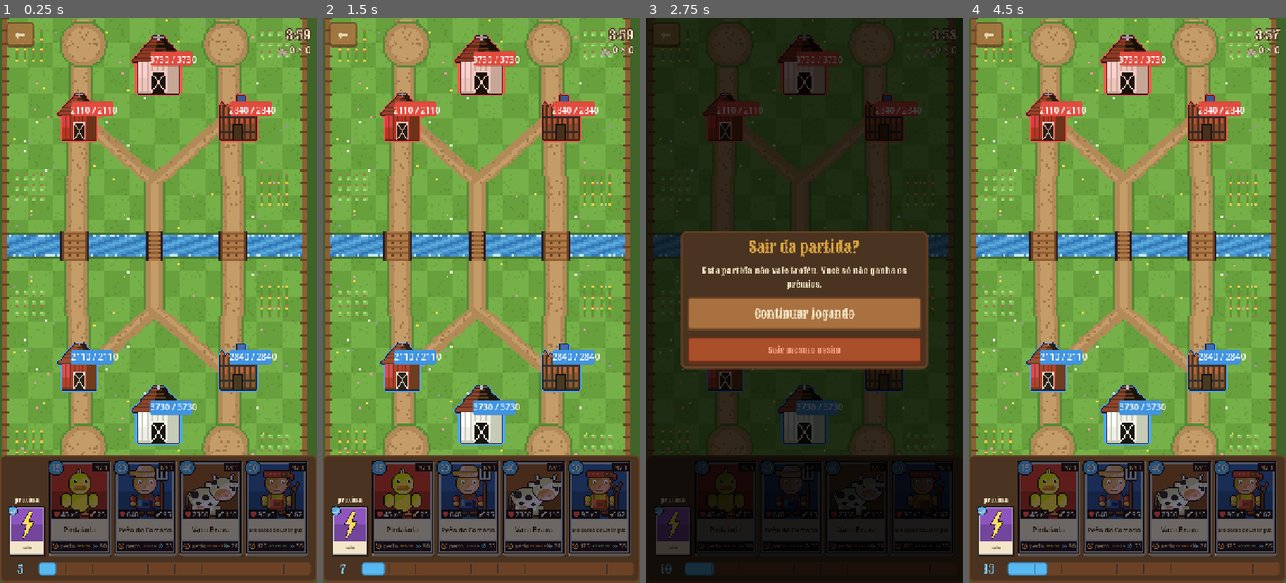
Above: before the commit, frames 1-4 (left to right).
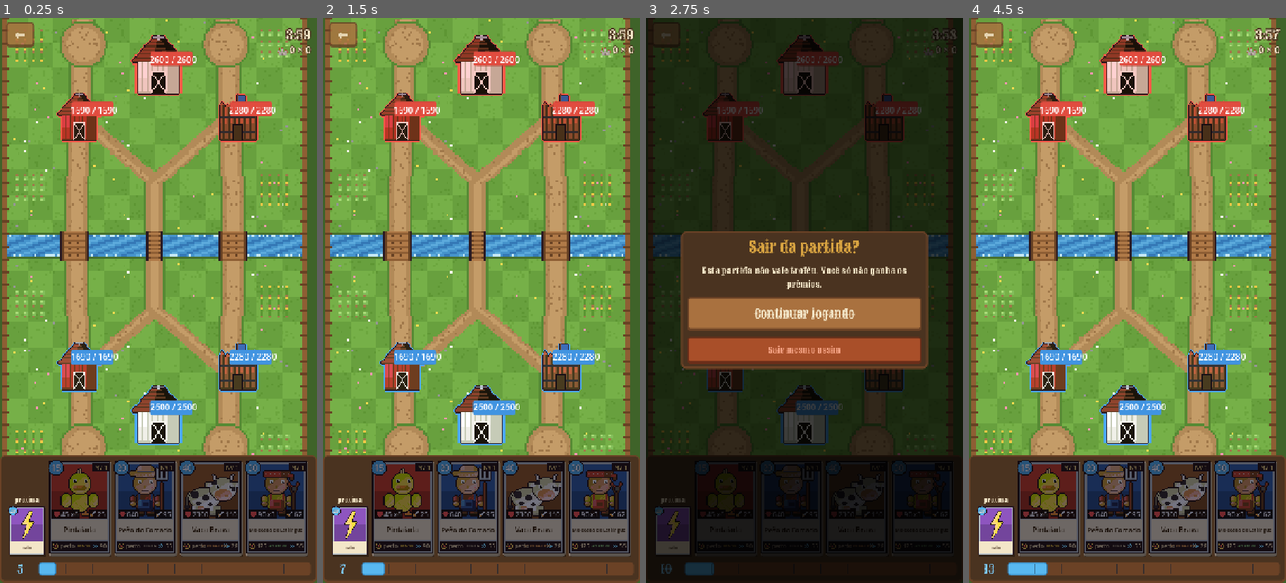
Above: after the commit, the same moments.

Repository: Generadevde/farmarena
Game: Godot game, scene res://Scenes/batlhe_scene.tscn
Same seed, same stepped clock (60 frames per second), same inputs: the game is played once before the commit and once after it. This scene is started directly instead of the project's main scene. The engine's default icon, where the game draws it, is replaced by a stand-in: a white triangle on a blue panel in a dark square.
Inputs:
- Up to frame 1 (0.25 s): no input
- Up to frame 2 (1.5 s): click "←" at 0.5 s; click "Continuar jogando" at 1.25 s
- Up to frame 3 (2.75 s): click "←" at 2 s
- Up to frame 4 (4.5 s): click "Continuar jogando" at 2.75 s; click "←" at 3.5 s; click "Continuar jogando" at 4.25 s

The runs differ from the first frame. In frame 1, 0.4% of the frame differs, in the area x 22-86%, y 6-70%; in frame 2, 0.4%; in frame 3, 0.1%; in frame 4, 0.4%.

Commit message:
Menos vida nas torres, criador de módulos atualizado, votação com opinião de cada bot, mais bots
- Vida de torre/módulo 1,62 -> 1,3 da vida de base (-20%) e Casa Grande
  2300 -> 2000. Entre bots a base passa a cair em 24 de 36 partidas (eram 14)
  e a partida dura 214 s na mediana (eram 240).
- Safra: da 6928 em diante também cria os módulos novos (acelera cartas
  baratas, solta tropa quando apanha, dá tropa de graça).
- Assembleia: cada bot tem temperamento e opinião por carta, e vota num
  momento dele dentro dos 3 dias; a tela mostra quantos ainda vão votar.
- População de bots sobe até 220 (eram 101 + rivais), 12 por vez.

Co-Authored-By: Claude Fable 5.2 <noreply@anthropic.com>
Claude-Session: https://claude.ai/code/session_01F2c9wwKpd4XWAaAeM55Dzi

Diff:
--- a/AI/bot_simulator.gd
+++ b/AI/bot_simulator.gd
@@ -63,7 +63,12 @@
 # Eles entram no elenco de vez: jogam entre si, sobem, entram em clã.
 const MIN_RIVALS = 8
 const RIVAL_RANGE = 150
-const MAX_EXTRA_BOTS = 120
+const MAX_EXTRA_BOTS = 170
+# 20/11 -- "só tem 100 bots hoje": a população sobe até 220. Nascem no máximo 12
+# por vez (cada um vem com a história de quem já chegou naqueles troféus, e isso
+# custa), espalhados pela tabela inteira, não só perto de você.
+const POPULATION_TARGET = 220
+const POPULATION_STEP = 12
 const NAME_A = ["Zé", "Tião", "Dona", "Seu", "Chico", "Nhô", "Mané", "Tonho", "Bastião", "Juca", "Dito", "Nena", "Cida", "Tonha", "Zeca", "Biu", "Lurdes", "Quinzinho", "Totonho", "Maroca"]
 const NAME_B = ["da Porteira", "do Brejo", "do Trator", "da Pamonha", "do Curral", "Pé de Cana", "da Roça", "do Milharal", "Sem Freio", "da Viola", "do Rodeio", "Capivara", "do Açude", "da Farinha", "Bota Suja", "do Galinheiro", "Lampião", "da Enxada", "Carrapato", "do Berrante"]
 var _base_roster: Array = []
@@ -117,6 +122,16 @@
 		newborn.append(n)
 		near += 1
 		born += 1
+	var grown = 0
+	while roster_names.size() < POPULATION_TARGET and extra_bots.size() < MAX_EXTRA_BOTS and grown < POPULATION_STEP:
+		var n2 = _new_bot_name()
+		roster_names.append(n2)
+		extra_bots.append(n2)
+		var top = maxi(mine + 600, 1500)
+		ArenaManager.trophies[n2] = int(top * pow(randf(), 1.6))   # mais gente embaixo, alguns lá em cima
+		newborn.append(n2)
+		born += 1
+		grown += 1
 	if born > 0:
 		ArenaManager._save()
 		var f = FileAccess.open(_extra_path(), FileAccess.WRITE)
--- a/Scripts/assembleia.gd
+++ b/Scripts/assembleia.gd
@@ -103,19 +103,41 @@
 
 
 ## quanto ESTE bot quer um nerf nessa carta (positivo = quer nerf, negativo = quer buff)
+## 20/11 -- o João reparou: "os bots votam tudo igual". Era verdade: os dois
+## primeiros termos são iguais pra todo bot e mandavam no resultado; o que era
+## de cada um valia no máximo 0,1. Agora cada bot tem TEMPERAMENTO (uns gostam
+## de mexer nas cartas, outros são do contra) e OPINIÃO sobre cada carta,
+## sempre as mesmas pra ele. Os números da carta ainda pesam -- carta forte
+## demais continua levando mais "nerf" -- mas a votação deixa de ser unânime.
 static func _nerf_wish(bot: String, deck: Array, path: String, share: float, avg_share: float) -> float:
-	var s = (card_win_rate(path) - 0.5) * 4.0        # carta que vence demais incomoda
-	s += (share - avg_share) * 3.0                    # carta que todo mundo usa também
+	var s = (card_win_rate(path) - 0.5) * 2.5        # carta que vence demais incomoda
+	s += (share - avg_share) * 2.0                    # carta que todo mundo usa também
+	s += (float(abs(hash(bot + "/temperamento")) % 201) - 100.0) / 100.0 * 0.45   # o jeito do bot: reformista ou do contra
+	s += (float(abs(hash(bot + "/opiniao/" + path)) % 201) - 100.0) / 100.0 * 0.55  # o que ELE acha dessa carta
 	if deck.has(path):
-		s -= 0.8                                      # é a carta DELE: defende
+		s -= 1.1                                      # é a carta DELE: defende
 	else:
 		s += (0.5 - Leaderboard.get_win_rate(bot)) * 1.0 if Leaderboard.get_record(bot)["wins"] + Leaderboard.get_record(bot)["losses"] > 0 else 0.0
 	s += (float(abs(hash(bot + path)) % 21) - 10.0) / 100.0  # desempate fixo (não é sorteio: sempre o mesmo)
 	return s
 
 
-## [sim, não, neutros] de uma pauta, contando bots + o seu voto
-static func votes(pauta: Dictionary) -> Array:
+## quanto do período de votação já passou (0 a 1)
+static func elapsed_share() -> float:
+	var period_len = SafraTempo.PERIOD_DAYS * 86400.0
+	return clampf(1.0 - seconds_left() / period_len, 0.0, 1.0)
+
+
+## o bot vota num momento DELE dentro do período (sempre o mesmo pra cada
+## pauta): os votos vão chegando aos poucos, não todos de uma vez. Todo mundo
+## já votou quando passa 85% do tempo.
+static func has_voted(bot: String, path: String, elapsed: float) -> bool:
+	return float(abs(hash(bot + "/hora/" + path)) % 1000) / 1000.0 * 0.85 <= elapsed
+
+
+## [sim, não, neutros, ainda não votaram] de uma pauta, contando bots + o seu
+## voto. `final` = fechamento da pauta: conta todo mundo.
+static func votes(pauta: Dictionary, final: bool = false) -> Array:
 	var path = str(pauta["path"])
 	var want_nerf = str(pauta["tipo"]) == "nerf"
 	var decks = _decks()
@@ -124,7 +146,12 @@
 	var yes = 0
 	var no = 0
 	var neutral = 0
+	var pending = 0
+	var elapsed = 1.0 if final else elapsed_share()
 	for dk in decks:
+		if !has_voted(str(dk[0]), path, elapsed):
+			pending += 1
+			continue
 		var wish = _nerf_wish(dk[0], dk[1], path, share, avg_share)
 		if absf(wish) < NEUTRAL_BAND:
 			neutral += 1   # tanto faz pra ele: não vota
@@ -139,7 +166,7 @@
 		no += PLAYER_WEIGHT
 	else:
 		neutral += 1
-	return [yes, no, neutral]
+	return [yes, no, neutral, pending]
 
 
 # ---------------------------------------------------------------- pautas
@@ -229,7 +256,7 @@
 	var card = Catalogo.find_card(str(pauta["path"]))
 	if card == null:
 		return
-	var v = votes(pauta)
+	var v = votes(pauta, true)
 	var passed = v[0] > v[1]
 	if passed:
 		var st = step_for(card)
--- a/Scripts/batlhe_scene.gd
+++ b/Scripts/batlhe_scene.gd
@@ -448,7 +448,7 @@
 	for t in get_tree().get_nodes_in_group(group):
 		if t.is_main:
 			t.install_base_data(Catalogo.main_base(), _main_level())
-			t.scale_hp(Regras.tower_hp_fraction())
+			t.scale_hp(Regras.tower_hp_fraction() * Regras._t("mainhp", 1.0))
 		elif t.module_slot >= 0:
 			mods.append(t)
 	mods.sort_custom(func(a, b): return a.module_slot < b.module_slot)
--- a/Scripts/catalogo.gd
+++ b/Scripts/catalogo.gd
@@ -905,7 +905,7 @@
 const SEDE = {"id": "sede", "nome": "Casa Grande", "turma": "Peões", "arena": 0, "tipo": "CANNON", "categoria": "DEFENSIVO",
 	"desc": "A sede da fazenda. Caiu ela, acabou a partida.", "pros": [], "cons": [],
 	"receita": {"torre": "celeiro"}, "paleta": {"A": "#f0f0e8", "W": "#5a3820", "K": "#e8b830"}, "proj": "milho",
-	"b": {"base_hp": 2300, "attack_damage": 32, "attack_range": 125.0, "attack_speed": 1.0}}
+	"b": {"base_hp": 2000, "attack_damage": 32, "attack_range": 125.0, "attack_speed": 1.0}}
 static var _main_base: BaseData = null
 
 
--- a/Scripts/hub.gd
+++ b/Scripts/hub.gd
@@ -1349,7 +1349,7 @@
 		side.size_flags_horizontal = Control.SIZE_EXPAND_FILL
 		row.add_child(side)
 		if b.has_meta("safra"):
-			side.add_child(_label("🆕 NOVIDADE da safra" if b == Safra.current_tower() else "🌱 Torre de safra", 14, Color(0.5, 1, 0.6)))
+			side.add_child(_label("🆕 NOVIDADE da safra" if b == Safra.current_tower() else "🌱 Módulo de safra", 14, Color(0.5, 1, 0.6)))
 		var in_use = loadout.any(func(o): return o["base"] == b) if mods_on else b == equipped
 		side.add_child(_label(b.base_name + ("   ✔ EM USO" if in_use else ""), 21, ThemeBuilder.COLOR_GOLD if unlocked else Color(0.6, 0.58, 0.55)))
 		var brar = Catalogo.base_rarity(b)
@@ -4085,7 +4085,7 @@
 		bar.show_percentage = false
 		bar.custom_minimum_size.y = 22
 		p.add_child(bar)
-		p.add_child(_label("👍 %d a favor  ·  👎 %d contra  ·  😐 %d neutros  ·  %s" % [vt[0], vt[1], vt[2], "passando" if vt[0] > vt[1] else "sendo recusada"], 15, Color(0.6, 1, 0.6) if vt[0] > vt[1] else Color(1, 0.7, 0.6)))
+		p.add_child(_label("👍 %d a favor  ·  👎 %d contra  ·  😐 %d neutros  ·  ⏳ %d ainda vão votar  ·  %s" % [vt[0], vt[1], vt[2], vt[3], "passando" if vt[0] > vt[1] else "sendo recusada"], 15, Color(0.6, 1, 0.6) if vt[0] > vt[1] else Color(1, 0.7, 0.6)))
 		var mine = int(pa.get("voto", 0))
 		var vr = HBoxContainer.new()
 		vr.add_theme_constant_override("separation", 8)
--- a/Scripts/regras.gd
+++ b/Scripts/regras.gd
@@ -114,7 +114,9 @@
 # lá a torre mata 1 elixir de Cavaleiro em ~4 s e aguenta ~55 "elixir-segundos"
 # de pancada. Aqui dava 10 s e 21. Com os números abaixo: ~4 s e ~47.
 const TOWER_HP_FRACTION_OLD = 0.65
-const TOWER_HP_FRACTION = 1.62     # (era 1.45) as tropas ficaram mais "afiadas" em 19/11 -- bando e matador
+# 20/11: 1.62 -> 1.3. O João achou vida demais nas torres. Com módulos, medido entre bots:
+# com 1.62 a base caía em 14 de 36 partidas; ver DIAGNOSTICO pra conta com 1.3.
+const TOWER_HP_FRACTION = 1.3
                                    # batem bem mais; com 1.45 quase metade das partidas entre bots acabava em nocaute
 const TOWER_DAMAGE_MULT = 2.3        # Celeiro: 32 -> 74 por tiro
 const TOWER_RANGE_BONUS = 90.0       # Celeiro: 125 -> 215 (passa de todo atirador comum)
--- a/creator/card_generator.gd
+++ b/creator/card_generator.gd
@@ -1579,6 +1579,11 @@
 	var target = _roll_extra(rng)
 	var kind = "HP"
 	var b: Dictionary = {}
+	# MÓDULOS (20/11): da safra 6928 em diante o criador também faz os três tipos
+	# novos -- acelera cartas baratas, solta tropa quando apanha, dá tropa de graça.
+	# Safra antiga não muda (o sorteio delas continua igual).
+	var modern = seed_value >= 6928
+	var guards = ["caramelo", "peao_forcado", "pintaiada", "galinha_atiradeira"]
 	var pros: Array = []
 	var cons: Array = []
 	var category = "DEFENSIVO"
@@ -1597,7 +1602,14 @@
 		Catalogo.RARA:
 			kind = "CANNON"
 			category = "OFENSIVO"
-			if rng.randf() < 0.5:
+			if modern and rng.randf() < 0.34:
+				kind = "HP"
+				var sp = rng.randi_range(4, 6) * 5
+				var mc = rng.randi_range(5, 7) * 5
+				b = {"base_hp": rng.randi_range(110, 120) * 10, "ally_speed_bonus": sp / 100.0, "ally_speed_max_cost": mc}
+				pros = ["Cartas de até %d de custo andam %d%% mais rápido" % [mc, sp]]
+				cons = ["Não atira", "Não ajuda carta cara"]
+			elif rng.randf() < 0.5:
 				b = {"base_hp": rng.randi_range(100, 110) * 10, "attack_damage": rng.randi_range(8, 10) * 5, "attack_range": float(rng.randi_range(34, 37) * 5), "attack_speed": 2.4, "is_aoe": true, "aoe_radius": 55.0, "projectile_speed": 250.0}
 				pros = ["Tiro em área", "Alcance longo"]
 				cons = ["Atira devagar", "Menos vida"]
@@ -1607,7 +1619,14 @@
 				cons = ["Pouca vida", "Atira devagar"]
 		Catalogo.EPICA:
 			var pick = rng.randi() % 3
-			if pick == 0:
+			if modern and rng.randf() < 0.3:
+				kind = "HP"
+				var cd = rng.randi_range(6, 8)
+				var who = guards[rng.randi() % guards.size()]
+				b = {"base_hp": rng.randi_range(120, 130) * 10, "spawn_card_id": who, "spawn_on_hit": true, "spawn_cooldown": float(cd)}
+				pros = ["Solta tropa quando apanha (a cada %d s)" % cd]
+				cons = ["Não atira", "Parada, não faz nada"]
+			elif pick == 0:
 				kind = "PRODUCTION"
 				category = "ECONOMICO"
 				var boost = rng.randi_range(10, 14) / 100.0
@@ -1627,7 +1646,15 @@
 				pros = ["Cura aliados próximos"]
 				cons = ["Não ataca"]
 		Catalogo.LENDARIA:
-			if rng.randf() < 0.35:
+			if modern and rng.randf() < 0.3:
+				kind = "HP"
+				category = "OFENSIVO"
+				var cd2 = rng.randi_range(26, 32)
+				var who2 = guards[rng.randi() % 2]
+				b = {"base_hp": rng.randi_range(95, 105) * 10, "spawn_card_id": who2, "spawn_cooldown": float(cd2)}
+				pros = ["Solta tropa de graça a cada %d s" % cd2]
+				cons = ["Não atira", "Pouca vida"]
+			elif rng.randf() < 0.35:
 				kind = "PRODUCTION"
 				category = "ECONOMICO"
 				var boost2 = rng.randi_range(18, 22) / 100.0
Not shown, changed: DIAGNOSTICO.md
